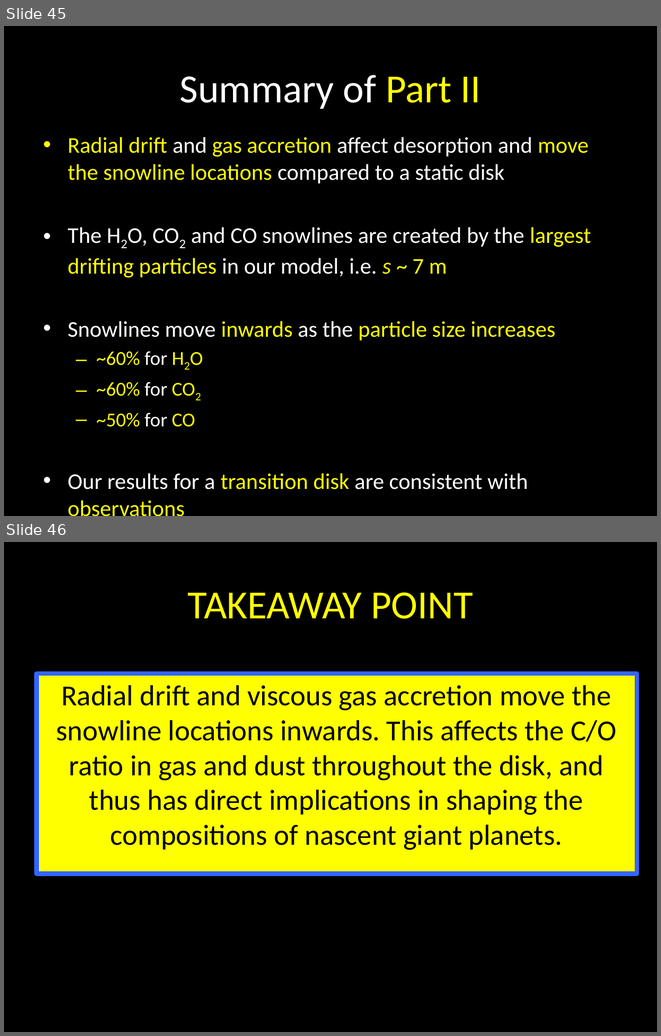
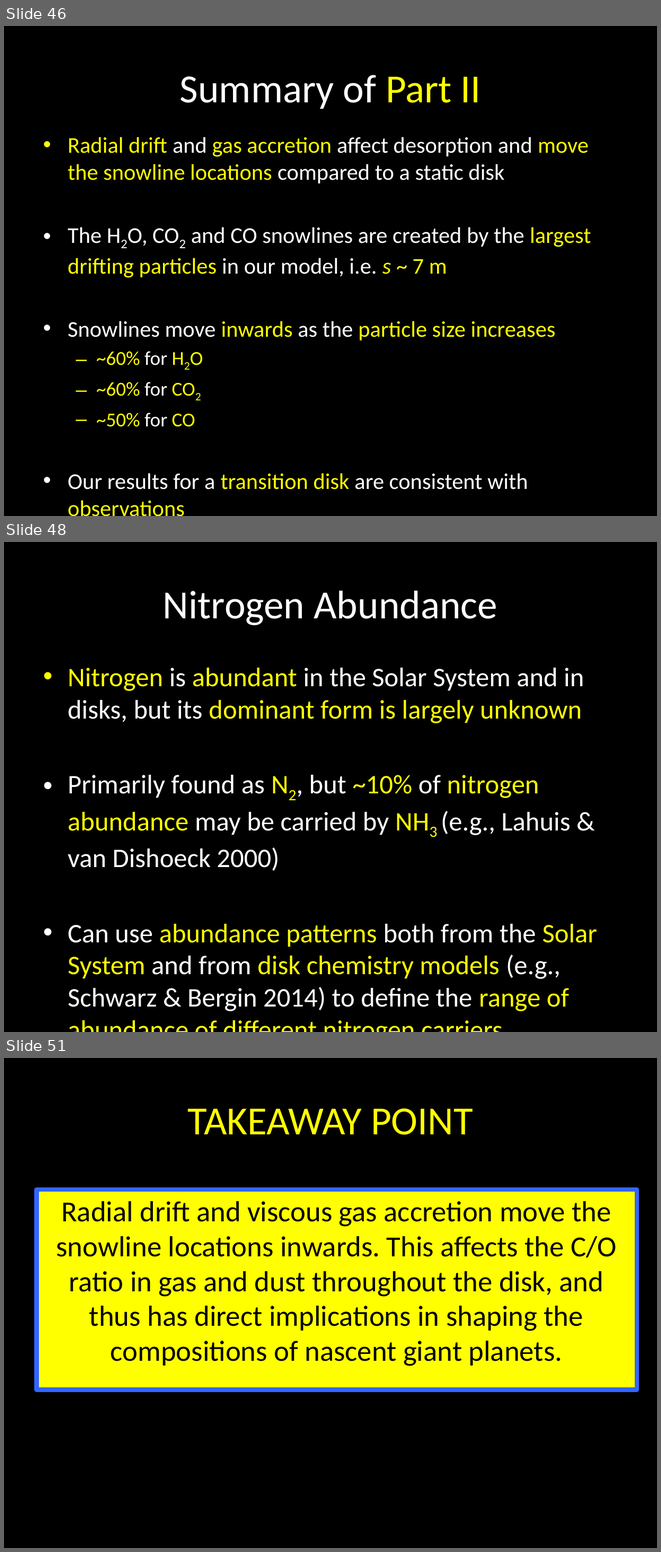
Before and after one commit to apiso/Thesis, a slide deck: slides/CIPS_talk.pptx. Shown one above the other, each under a label of ours: slides 45 and 46 before the commit, slides 46, 48 and 51 after it; the slides between them are not shown. The pictures are 661x1036 and 661x1552 pixels, drawn with LibreOffice and Linux fonts; fonts in the diff are those of the drawing. Boxes give left, top, right and bottom in pixels: in the first picture for what was removed or moved away, otherwise in the second. Text is boxed around its words. In the diff, an @@ line names an element or a change of style, - is before the commit and + after.

```diff
--- a/slides/CIPS_talk.pptx
+++ b/slides/CIPS_talk.pptx
@@ slide 48 added at [4, 542, 657, 1032], background #000000 @@
@@ title added at [163, 590, 497, 625], 44 pt, text #FFFFFF @@
+Nitrogen Abundance
@@ text added at [68, 668, 597, 1011], 29.6 pt, text #FFFF00 @@
+• Nitrogen is abundant in the Solar System and in disks, but its dominant form is largely unknown
+• Primarily found as N2, but ~10% of nitrogen abundance may be carried by NH3 (e.g., Lahuis & van Dishoeck 2000)
+• Can use abundance patterns both from the Solar System and from disk chemistry models (e.g., Schwarz & Bergin 2014) to define the range of abundance of different nitrogen carriers
@@ what was slide 45 is now slide 46 @@
@@ what was slide 46 is now slide 51 @@
```
Also in this commit, not shown: 4 slides changed, 4 other slides added, 5 other files.
